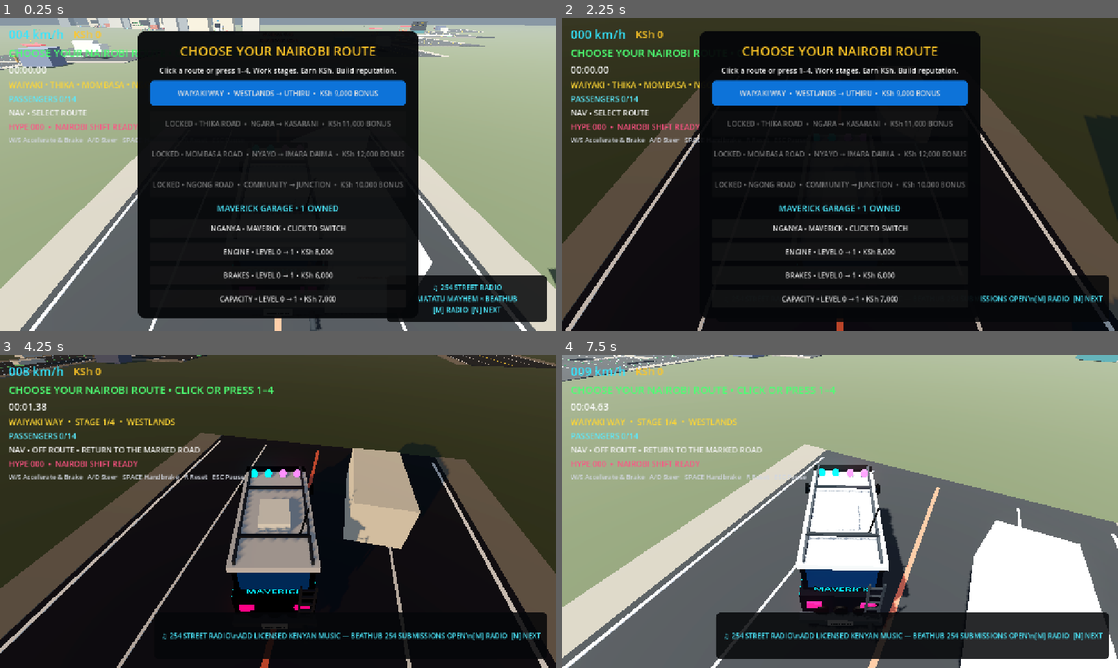
Above: before the commit, frames 1-4 (two rows, left to right).
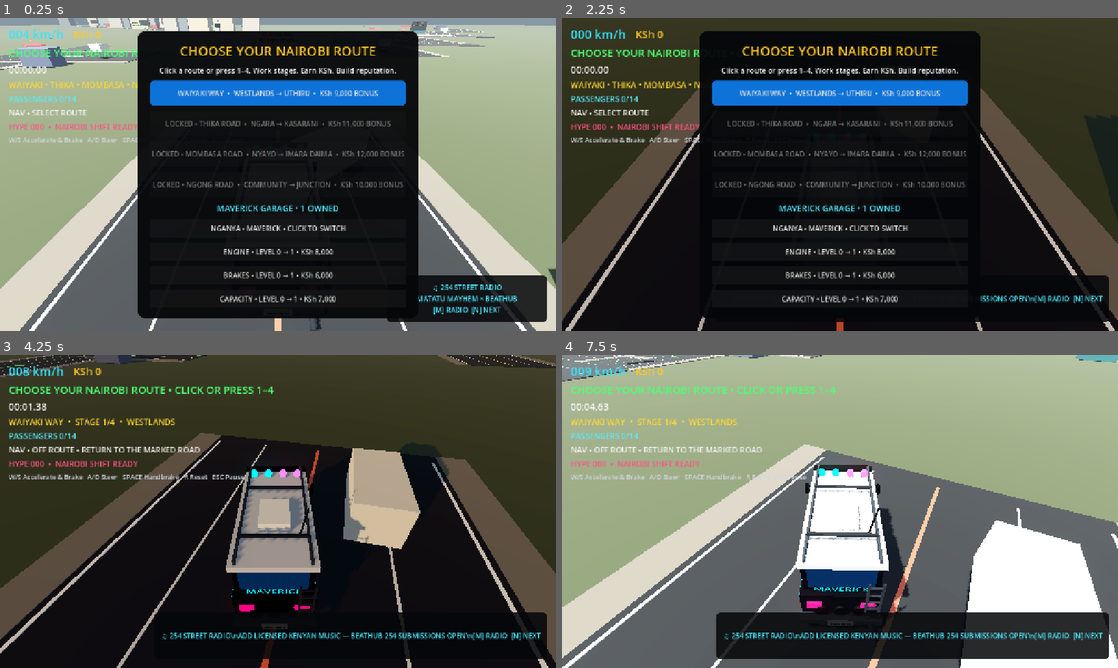
Above: after the commit, the same moments.

Repository: beathubonline-arch/Matatu-Mayhem
Game: Godot game, scene res://scenes/main/Main.tscn
Two runs of this game, one before a commit and one after it. Both use one fixed random seed, a clock stepped at 60 frames per second and the inputs below.
Inputs (mouse positions are in pixels of both pictures, inside the frame that each line leads up to):
- Up to frame 1 (0.25 s): no input
- Up to frame 2 (2.25 s): tap A (steer_left) at 0.5, 1.25, 2 s; move the mouse to (962, 158) at 0.52 s; hold D (steer_right) 0.53-1.28 s; hold N (radio_next) 0.53-1.28 s; click (962, 158) at 0.67 s; move the mouse to (728, 190) at 1.27 s; hold S (brake) 1.28-2.03 s; tap M (radio_toggle) at 1.35 s; move the mouse to (895, 105) at 2.02 s; hold D (steer_right) from 2.03 s (still down); tap L at 2.1 s
- Up to frame 3 (4.25 s): tap A (steer_left) at 2.75 s; move the mouse to (250, 574) at 2.77 s; release D (steer_right) at 2.78 s; hold W (accelerate) 2.78-3.53 s; tap 1 at 2.85 s; click (250, 574) at 2.92 s; move the mouse to (444, 558) at 3.52 s; hold A (steer_left) from 3.53 s (still down); tap 2 at 3.6 s
- Up to frame 4 (7.5 s): move the mouse to (673, 464) at 4.27 s; tap 3 at 4.35 s; move the mouse to (867, 511) at 5.02 s; release A (steer_left) at 5.03 s; hold S (brake) 5.03-5.78 s; tap 4 at 5.1 s; click (867, 511) at 5.17 s; move the mouse to (756, 433) at 5.77 s; hold D (steer_right) 5.78-6.53 s; tap N (radio_next) at 5.85 s; move the mouse to (962, 495) at 6.52 s; hold W (accelerate) 6.53-7.28 s; hold M (radio_toggle) 6.53-7.28 s; move the mouse to (728, 527) at 7.27 s; hold D (steer_right) from 7.28 s (still down); tap L at 7.35 s; click (728, 527) at 7.42 s

The runs differ from the first frame. In frame 1, 0.3% of the frame differs, in the area x 2-78%, y 2-83%; in frame 2, 0.1%; in frame 3, 0.1%; in frame 4, less than 0.1%.
Error after the commit: Parse Error: Expected statement, found "Indent" instead. (res://scripts/environment/CorridorLifeManager.gd:209)

Commit message:
Align stage crowds and smooth Nairobi street life

Diff:
--- a/scripts/environment/CorridorLifeManager.gd
+++ b/scripts/environment/CorridorLifeManager.gd
@@ -27,13 +27,15 @@
 	var stops: Array = data["service_points"]
 	for stop_index in range(stops.size()):
 		var centre: Vector3 = network.get_stage_waiting_position(0, stop_index)
+		var stage_dir: Vector3 = network.get_stage_direction(0, stop_index)
+		var stage_right := Vector3(stage_dir.z, 0.0, -stage_dir.x)
 		for i in range(pedestrians_per_waiyaki_stage):
 			var person := MeshInstance3D.new()
 			var mesh := CapsuleMesh.new()
 			mesh.radius = 0.22
 			mesh.height = 1.5
 			person.mesh = mesh
-			person.position = centre + Vector3(-5.0 + float(i) * 1.5, 0.8, 3.0 + float(stop_index % 2))
+			person.position = centre + stage_right * (-3.0 + float(i) * 1.5) + stage_dir * (1.0 + float(i % 2) * 0.8) + Vector3.UP * 0.8
 			var mat := StandardMaterial3D.new()
 			var colors: Array[Color] = [Color("294c60"), Color("e07a5f"), Color("3d9970"), Color("d4a373"), Color("6d597a")]
 			mat.albedo_color = colors[(i + stop_index) % colors.size()]
@@ -46,13 +48,15 @@
 		var stops: Array = data["service_points"]
 		for stop_index in range(stops.size()):
 			var centre: Vector3 = network.get_stage_waiting_position(corridor_index, stop_index)
+			var stage_dir: Vector3 = network.get_stage_direction(corridor_index, stop_index)
+			var stage_right := Vector3(stage_dir.z, 0.0, -stage_dir.x)
 			for i in range(people_per_other_stage):
 				var person := MeshInstance3D.new()
 				var mesh := CapsuleMesh.new()
 				mesh.radius = 0.21
 				mesh.height = 1.48
 				person.mesh = mesh
-				person.position = centre + Vector3(-2.2 + float(i) * 1.6, 0.78, 2.8)
+				person.position = centre + stage_right * (-1.6 + float(i) * 1.6) + stage_dir * (1.0 + float(i % 2) * 0.7) + Vector3.UP * 0.78
 				var mat := StandardMaterial3D.new()
 				var colors: Array[Color] = [Color("466a8a"), Color("a54f45"), Color("557a55"), Color("9a7137")]
 				mat.albedo_color = colors[(i + stop_index + corridor_index) % colors.size()]
@@ -70,6 +74,7 @@
 		boda.set_meta("point_index", mini(start_index + 1, points.size() - 1))
 		boda.set_meta("forward", true)
 		boda.set_meta("speed", 5.5 + float(i % 3))
+		boda.set_meta("steer_dir", (points[mini(start_index + 1, points.size() - 1)] - points[start_index]).normalized())
 		var body := MeshInstance3D.new()
 		var body_mesh := BoxMesh.new()
 		body_mesh.size = Vector3(0.7, 0.65, 1.8)
@@ -120,9 +125,16 @@
 			var lateral := Vector3(direction.z, 0.0, -direction.x) * lane_offset
 			direction = (target + lateral - mover.global_position).normalized()
 			direction.y = 0.0
-		mover.velocity = direction * float(mover.get_meta("speed", 6.0))
+		var steer_dir: Vector3 = mover.get_meta("steer_dir", direction)
+		direction = steer_dir.lerp(direction, clampf(_delta * (2.4 if to_target.length() < 10.0 else 4.0), 0.0, 1.0)).normalized()
+		mover.set_meta("steer_dir", direction)
+		var speed: float = float(mover.get_meta("speed", 6.0))
+		if to_target.length() < 9.0:
+			speed *= 0.75
+		mover.velocity = direction * speed
 		if direction.length_squared() > 0.01:
-			mover.rotation.y = atan2(-direction.x, -direction.z)
+			var target_yaw: float = atan2(-direction.x, -direction.z)
+			mover.rotation.y = lerp_angle(mover.rotation.y, target_yaw, clampf(_delta * 4.5, 0.0, 1.0))
 		mover.move_and_slide()
 
 func _spawn_route_minibuses() -> void:
@@ -142,6 +154,7 @@
 		bus.set_meta("forward", forward)
 		bus.set_meta("speed", 6.8 + float(i % 2))
 		bus.set_meta("lane_offset", lane_offset)
+		bus.set_meta("steer_dir", direction)
 		var body := MeshInstance3D.new()
 		var mesh := BoxMesh.new()
 		mesh.size = Vector3(2.0, 2.1, 4.4)
@@ -192,6 +205,7 @@
 			bus.set_meta("forward", forward)
 			bus.set_meta("speed", 6.6 + float(corridor_index) * 0.35)
 			bus.set_meta("lane_offset", lane_offset)
+		bus.set_meta("steer_dir", direction)
 			var body := MeshInstance3D.new()
 			var mesh := BoxMesh.new()
 			mesh.size = Vector3(2.0, 2.1, 4.4)
